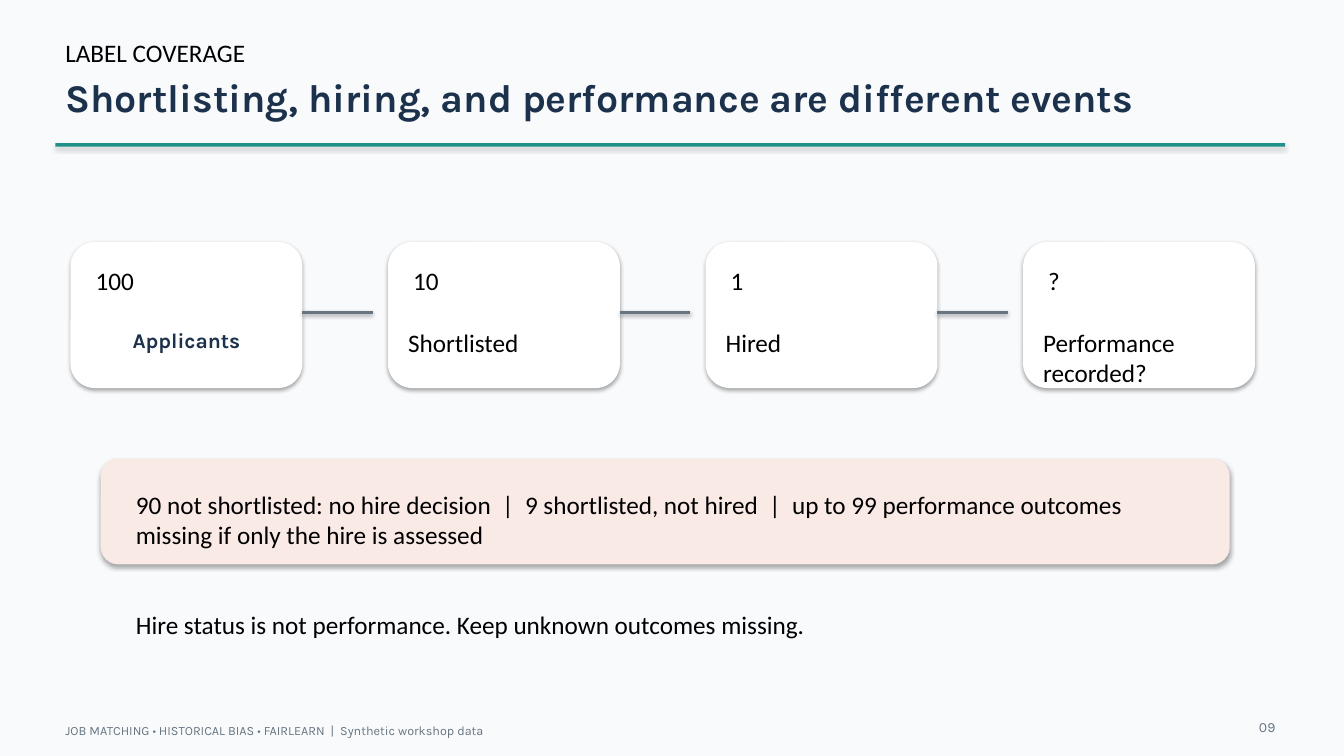
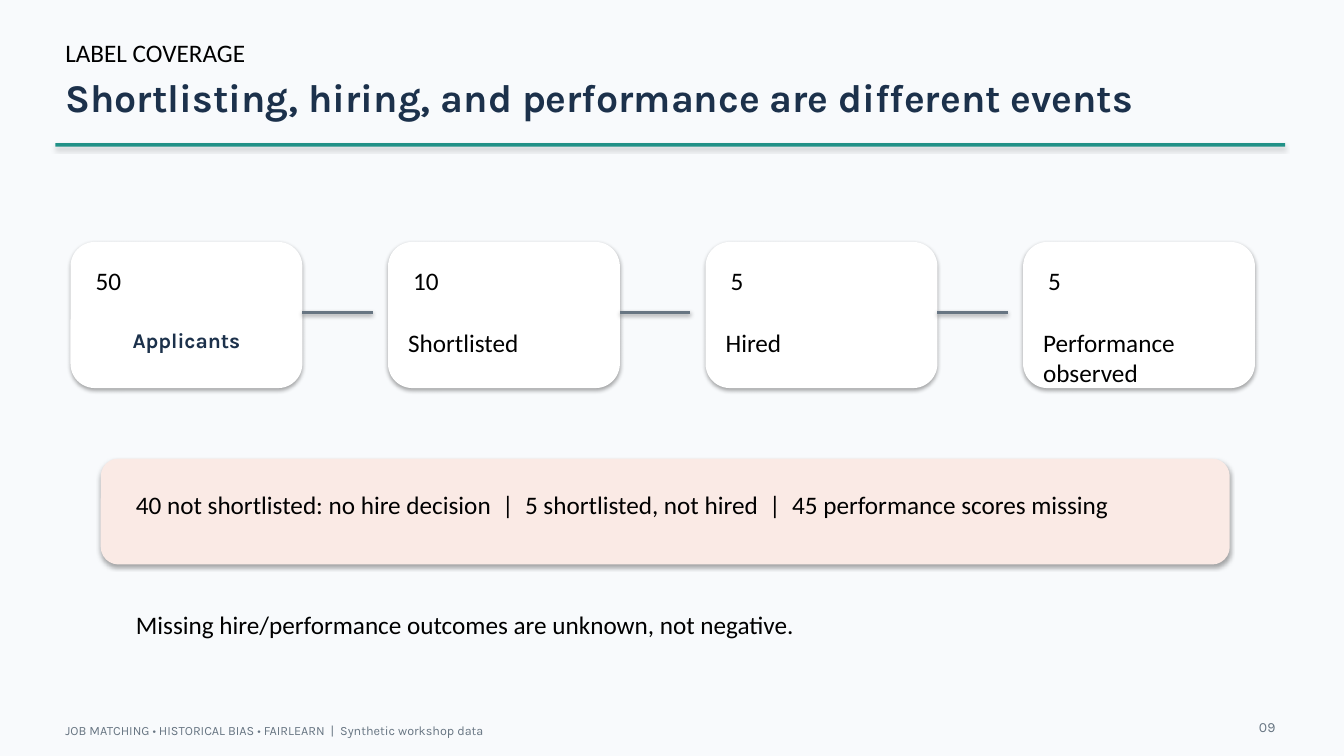
Before and after one commit to 123botieno/HR_use-case, a slide deck: slide 9 of job-matching-fairness/facilitator/slides/job_matching_fairness_workshop.pptx. Drawn at 1344x756 pixels with LibreOffice and Linux fonts; fonts in the diff are those of the drawing. Boxes give left, top, right and bottom in pixels: in the first picture for what was removed or moved away, otherwise in the second. Text is boxed around its words. In the diff, an @@ line names an element or a change of style, - is before the commit and + after.

Commit message:
Use actual JD-01 outcome counts in Problem 3

```diff
--- a/job-matching-fairness/facilitator/slides/job_matching_fairness_workshop.pptx
+++ b/job-matching-fairness/facilitator/slides/job_matching_fairness_workshop.pptx
@@ text at (96, 273, 122, 290): text changed @@
-100
+50
@@ text at (731, 273, 744, 290): text changed @@
-1
+5
@@ text at (1048, 273, 1061, 290): text changed @@
-?
+5
@@ text at (1043, 334, 1175, 389): text changed @@
-Performance recorded?
+Performance observed
@@ text at (136, 496, 1107, 519): text changed @@
-90 not shortlisted: no hire decision | 9 shortlisted, not hired | up to 99 performance outcomes missing if only the hire is assessed
+40 not shortlisted: no hire decision | 5 shortlisted, not hired | 45 performance scores missing
@@ text at (136, 616, 793, 639): text changed @@
-Hire status is not performance. Keep unknown outcomes missing.
+Missing hire/performance outcomes are unknown, not negative.
```
Also in this commit, not shown: 3 other files.
